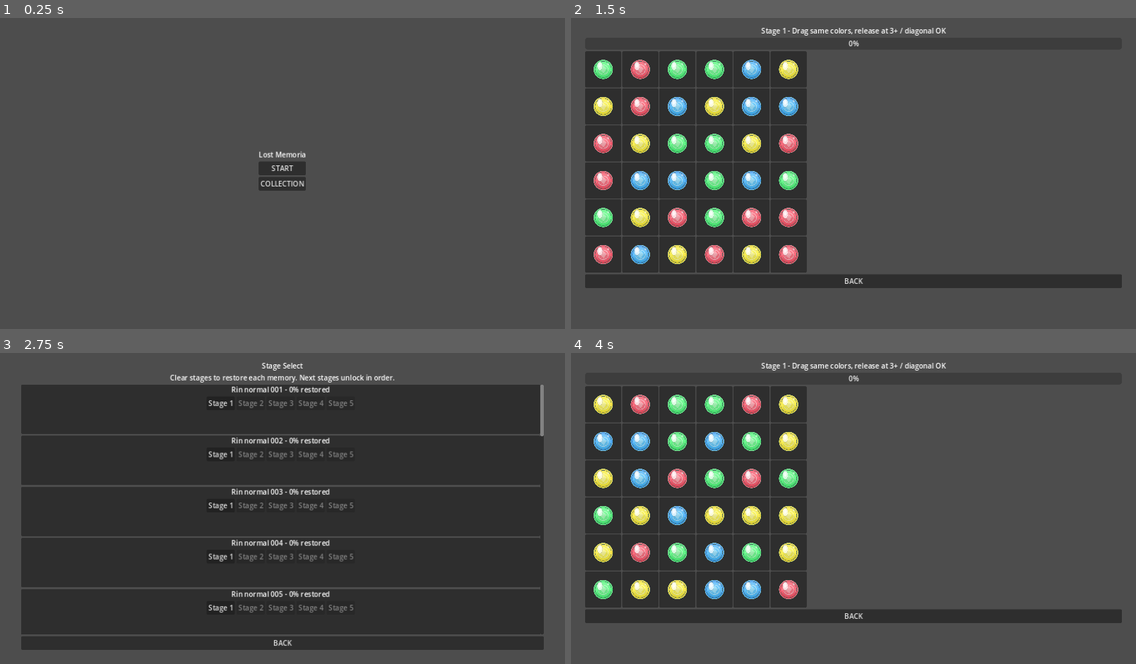
Above: before the commit, frames 1-4 (two rows, left to right).
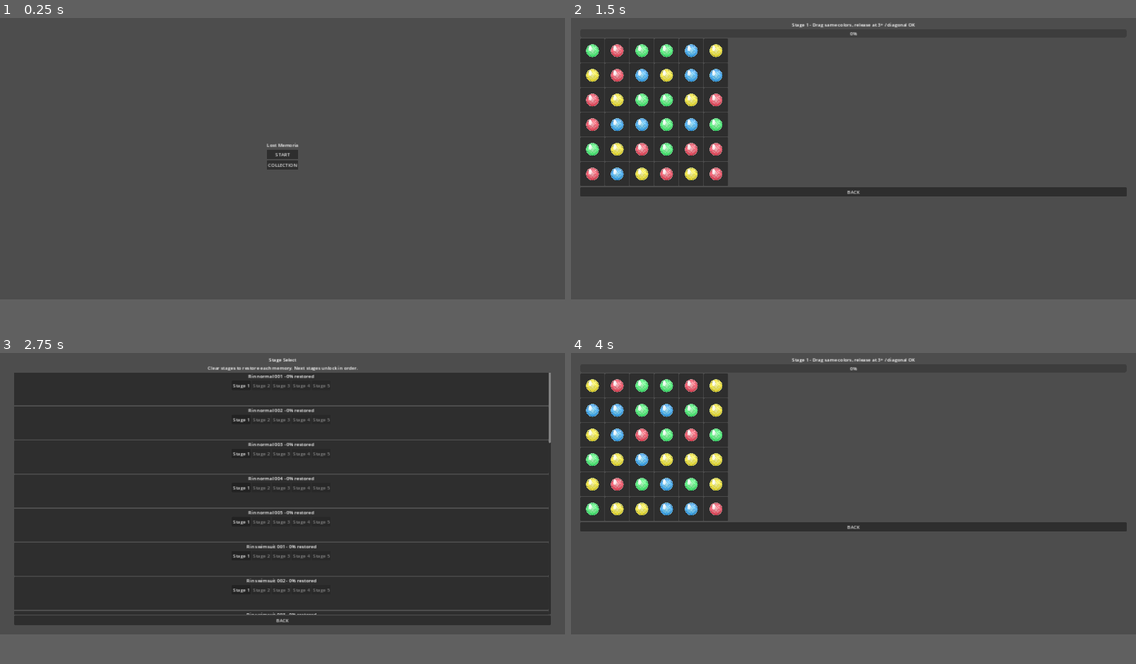
Above: after the commit, the same moments.

Repository: uzupiyo/Lost-Memoria
Game: Godot game, scene res://scenes/title/title.tscn
The game is run twice, just before and just after one commit, with the same random seed, the same clock (stepped at 60 frames per second) and the same inputs.
Inputs (mouse positions are in pixels of both pictures, inside the frame that each line leads up to):
- Up to frame 1 (0.25 s): no input
- Up to frame 2 (1.5 s): click "START" at 0.5 s; click "Stage 1" at 1.25 s
- Up to frame 3 (2.75 s): click "BACK" at 2 s
- Up to frame 4 (4 s): click "Stage 1" at 2.75 s; tap Enter at 3.5 s; move the mouse to (977, 489) at 3.52 s; click (977, 489) at 3.67 s
In our replay, the window is 800x450 before the commit and 800x408 after it. These sizes can differ from the game's own. Grey fills any space a smaller window leaves; there, only what the larger window draws over its background counts as a difference.

The runs differ from the first frame. In frame 1, 0.8% of the frame differs, in the area x 45-55%, y 40-56%; in frame 2, 27%, in the area x 1-99%, y 1-87%; in frame 3, 20%; in frame 4, 27%.

Commit message:
Set game resolution to 1920x980

Diff:
--- a/project.godot
+++ b/project.godot
@@ -18,8 +18,8 @@
 
 [display]
 
-window/size/viewport_width=1280
-window/size/viewport_height=720
+window/size/viewport_width=1920
+window/size/viewport_height=980
 window/stretch/mode="canvas_items"
 window/stretch/aspect="expand"
 
